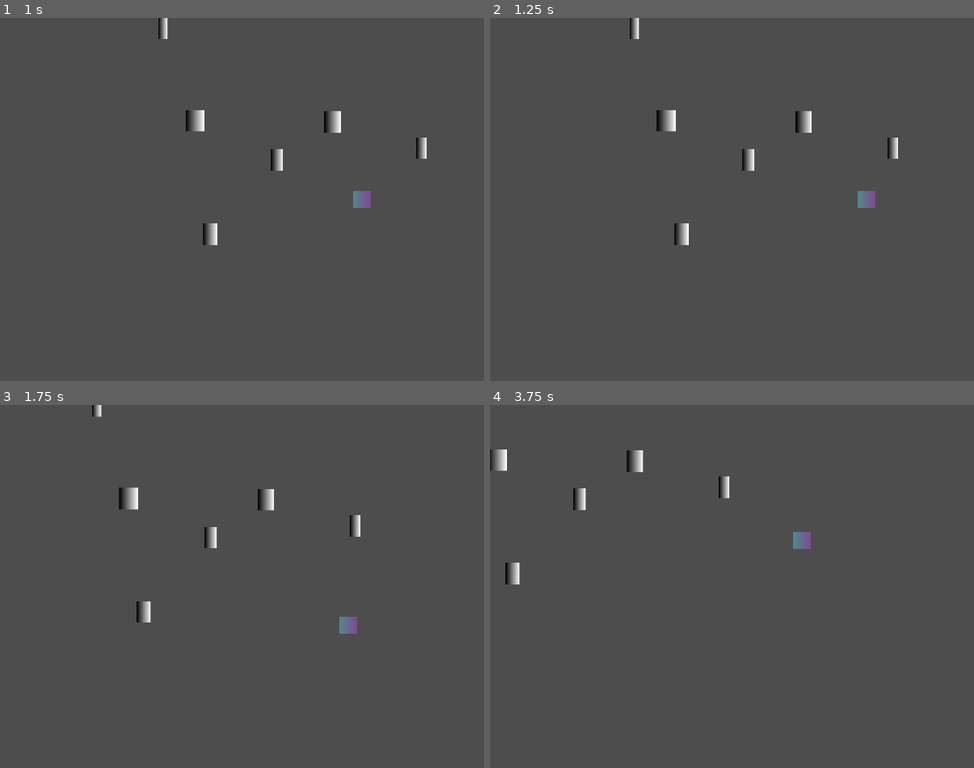
Above: before the commit, frames 1-4 (two rows, left to right).
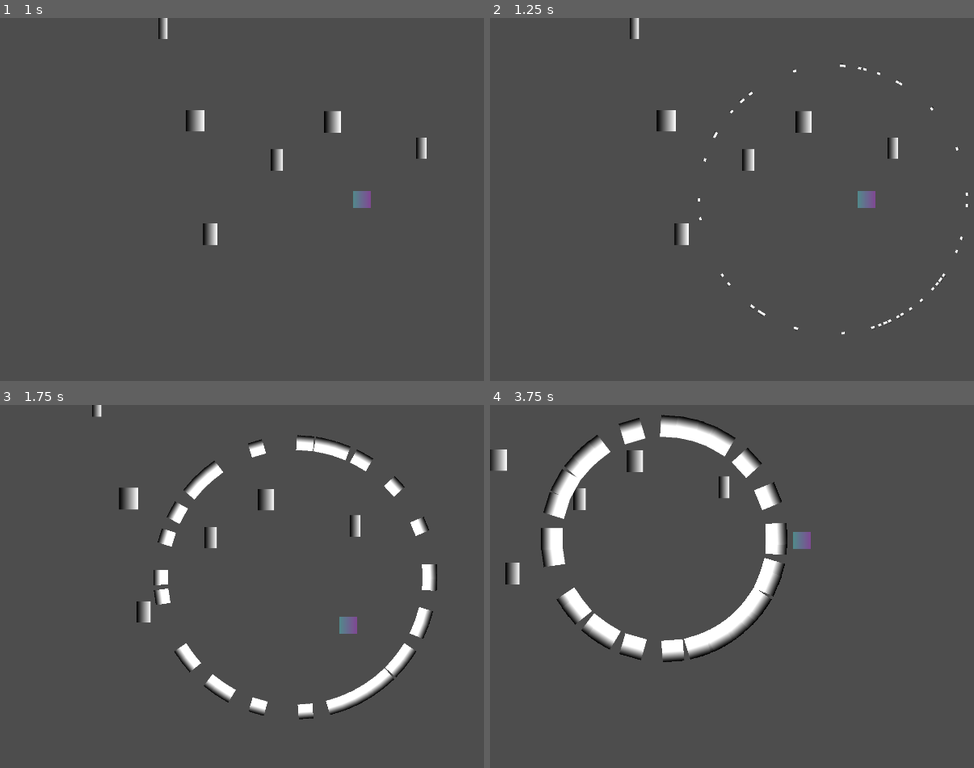
Above: after the commit, the same moments.

Repository: PatrikS24/GMTK26
Game: Godot game, scene res://state/main_state.tscn
Two runs of this game, one before a commit and one after it. Both use one fixed random seed, a clock stepped at 60 frames per second and the inputs below.
Inputs:
- Up to frame 1 (1 s): tap Enter at 0.5 s; hold Right (ui_right) from 0.53 s (still down)
- Up to frame 2 (1.25 s): keep holding Right (ui_right)
- Up to frame 3 (1.75 s): release Right (ui_right) at 1.28 s; hold Down (ui_down) from 1.28 s (still down)
- Up to frame 4 (3.75 s): release Down (ui_down) at 2.03 s; hold Right (ui_right) 2.03-2.78 s; hold Up (ui_up) 2.78-3.53 s; hold Left (ui_left) from 3.53 s (still down)

Frame 1 is identical in both runs. In frame 2, 0.3% of the frame differs, in the area x 42-99%, y 12-88%; in frame 3, 3.6%; in frame 4, 6.1%, in the area x 10-62%, y 2-71%.

Commit message:
weapon/attack system

Diff:
--- /dev/null
+++ b/attacks/aimed_attack.gd
@@ -0,0 +1,11 @@
+class_name AimedAttack extends Attack
+
+
+
+func spawn_weapons():
+	for i in range(weapons_per_attack):
+		var rand_pos = manager.get_rand_spawn_pos_circle()
+		var weapon = _create_weapon()
+		weapon.global_position = rand_pos
+		weapon.look_at(manager.get_player_pos())
+		print("Spawned weapon at: ", rand_pos)
--- /dev/null
+++ b/attacks/aimed_attack.tscn
@@ -0,0 +1,10 @@
+[gd_scene format=3 uid="uid://d3dadax224li1"]
+
+[ext_resource type="PackedScene" uid="uid://wbehabgkpi3m" path="res://attacks/base_attack.tscn" id="1_xlvn6"]
+[ext_resource type="Script" uid="uid://bqlnoi704tb2j" path="res://attacks/aimed_attack.gd" id="2_0vss4"]
+[ext_resource type="PackedScene" uid="uid://bo2g1yv257edc" path="res://attacks/weapons/aimed_weapon.tscn" id="3_4lw8r"]
+
+[node name="AimedAttack" unique_id=1820580231 instance=ExtResource("1_xlvn6")]
+script = ExtResource("2_0vss4")
+weapon_type = ExtResource("3_4lw8r")
+weapons_per_attack = 50
--- /dev/null
+++ b/attacks/attack_manager.gd
@@ -0,0 +1,17 @@
+class_name AttackManager extends Node
+
+@export var player: Node2D
+@export var spawn_circle_radius: int = 400
+
+
+@export var attacks: Array[Attack]
+
+func get_rand_spawn_pos_circle(distance_from_player: int = spawn_circle_radius) -> Vector2:
+	return player.global_position + Vector2.from_angle(randf() * 2 * PI).normalized() * spawn_circle_radius
+
+
+func get_player_pos() -> Vector2:
+	return player.global_position
+
+func _on_do_new_attack_timer_timeout() -> void:
+	attacks[0].spawn_weapons()
--- /dev/null
+++ b/attacks/attack_manager.tscn
@@ -0,0 +1,19 @@
+[gd_scene format=3 uid="uid://t7jpp0qe5xvv"]
+
+[ext_resource type="Script" uid="uid://cpkjk88o036e0" path="res://attacks/attack_manager.gd" id="1_ovlrm"]
+[ext_resource type="PackedScene" uid="uid://d3dadax224li1" path="res://attacks/aimed_attack.tscn" id="3_x32qg"]
+
+[node name="AttackManager" type="Node" unique_id=976077207 node_paths=PackedStringArray("attacks")]
+script = ExtResource("1_ovlrm")
+attacks = [NodePath("Attacks/AimedAttack")]
+
+[node name="Attacks" type="Node" parent="." unique_id=1975528073]
+
+[node name="AimedAttack" parent="Attacks" unique_id=1820580231 node_paths=PackedStringArray("manager") instance=ExtResource("3_x32qg")]
+manager = NodePath("../..")
+
+[node name="DoNewAttackTimer" type="Timer" parent="." unique_id=478730614]
+wait_time = 5.676
+autostart = true
+
+[connection signal="timeout" from="DoNewAttackTimer" to="." method="_on_do_new_attack_timer_timeout"]
--- /dev/null
+++ b/attacks/base_attack.gd
@@ -0,0 +1,24 @@
+class_name Attack extends Node
+
+
+@export var manager: AttackManager
+@export var weapon_type: PackedScene
+
+@onready var life_time_timer: Timer = $LifeTimeTimer
+@onready var start_attack_timer: Timer = $StartAttackTimer
+
+@export var weapons_per_attack: int = 5
+
+var weapons: Array[Weapon]
+
+func spawn_weapons():
+	push_error("choose_spawn_locations() not implemented")
+
+
+func _on_start_attack_timer_timeout() -> void:
+	spawn_weapons()
+
+func _create_weapon() -> Weapon:
+	var weapon_instance = weapon_type.instantiate()
+	get_tree().root.add_child(weapon_instance)
+	return weapon_instance
--- /dev/null
+++ b/attacks/base_attack.tscn
@@ -0,0 +1,13 @@
+[gd_scene format=3 uid="uid://wbehabgkpi3m"]
+
+[ext_resource type="Script" uid="uid://ctagpuxd6hewk" path="res://attacks/base_attack.gd" id="1_0j580"]
+
+[node name="BaseAttack" type="Node" unique_id=1820580231]
+script = ExtResource("1_0j580")
+
+[node name="StartAttackTimer" type="Timer" parent="." unique_id=1140879903]
+one_shot = true
+autostart = true
+ignore_time_scale = true
+
+[connection signal="timeout" from="StartAttackTimer" to="." method="_on_start_attack_timer_timeout"]
--- /dev/null
+++ b/attacks/weapons/aimed_weapon.tscn
@@ -0,0 +1,20 @@
+[gd_scene format=3 uid="uid://bo2g1yv257edc"]
+
+[ext_resource type="PackedScene" uid="uid://dmyyllapefm3q" path="res://attacks/weapons/base_weapon.tscn" id="1_ag5uw"]
+
+[sub_resource type="RectangleShape2D" id="RectangleShape2D_ag5uw"]
+size = Vector2(64.465, 64.03)
+
+[sub_resource type="Gradient" id="Gradient_5714o"]
+offsets = PackedFloat32Array(0, 0.46385542)
+
+[sub_resource type="GradientTexture2D" id="GradientTexture2D_gibtk"]
+gradient = SubResource("Gradient_5714o")
+
+[node name="AimedWeapon" unique_id=1300584643 instance=ExtResource("1_ag5uw")]
+
+[node name="CollisionShape2D" parent="." index="0" unique_id=1645104309]
+shape = SubResource("RectangleShape2D_ag5uw")
+
+[node name="Sprite2D" parent="." index="1" unique_id=1983737595]
+texture = SubResource("GradientTexture2D_gibtk")
--- /dev/null
+++ b/attacks/weapons/base_weapon.gd
@@ -0,0 +1,15 @@
+class_name Weapon extends Area2D
+
+@export var speed: float = 50.0
+var attacking: bool = false
+
+
+func _physics_process(delta: float) -> void:
+	if attacking:
+		global_position += transform.x * speed * delta
+
+func start_attack():
+	attacking = true
+
+func destroy():
+	queue_free()
--- /dev/null
+++ b/attacks/weapons/base_weapon.tscn
@@ -0,0 +1,95 @@
+[gd_scene format=3 uid="uid://dmyyllapefm3q"]
+
+[ext_resource type="Script" uid="uid://46au8d26jnr" path="res://attacks/weapons/base_weapon.gd" id="1_gibtk"]
+
+[sub_resource type="Gradient" id="Gradient_gibtk"]
+
+[sub_resource type="GradientTexture2D" id="GradientTexture2D_24ut0"]
+gradient = SubResource("Gradient_gibtk")
+
+[sub_resource type="Animation" id="Animation_6cyh8"]
+length = 1.6333333
+tracks/0/type = "bezier"
+tracks/0/imported = false
+tracks/0/enabled = true
+tracks/0/path = NodePath(".:scale:x")
+tracks/0/interp = 1
+tracks/0/loop_wrap = true
+tracks/0/keys = {
+"handle_modes": PackedInt32Array(0),
+"points": PackedFloat32Array(0, -0.25, 0, 0.25, 0),
+"times": PackedFloat32Array(0)
+}
+tracks/1/type = "bezier"
+tracks/1/imported = false
+tracks/1/enabled = true
+tracks/1/path = NodePath(".:scale:y")
+tracks/1/interp = 1
+tracks/1/loop_wrap = true
+tracks/1/keys = {
+"handle_modes": PackedInt32Array(0),
+"points": PackedFloat32Array(0, -0.25, 0, 0.25, 0),
+"times": PackedFloat32Array(0)
+}
+
+[sub_resource type="Animation" id="Animation_e8uvt"]
+resource_name = "WeaponAnimation"
+length = 15.0
+tracks/0/type = "method"
+tracks/0/imported = false
+tracks/0/enabled = true
+tracks/0/path = NodePath(".")
+tracks/0/interp = 1
+tracks/0/loop_wrap = true
+tracks/0/keys = {
+"times": PackedFloat32Array(1.4333333, 15),
+"transitions": PackedFloat32Array(1, 1),
+"values": [{
+"args": [],
+"method": &"start_attack"
+}, {
+"args": [],
+"method": &"destroy"
+}]
+}
+tracks/1/type = "bezier"
+tracks/1/imported = false
+tracks/1/enabled = true
+tracks/1/path = NodePath(".:scale:x")
+tracks/1/interp = 1
+tracks/1/loop_wrap = true
+tracks/1/keys = {
+"handle_modes": PackedInt32Array(0, 1),
+"points": PackedFloat32Array(0, -0.25, 0, 0.25, 0, 1, 0, 0, 0, 0),
+"times": PackedFloat32Array(0, 1)
+}
+tracks/2/type = "bezier"
+tracks/2/imported = false
+tracks/2/enabled = true
+tracks/2/path = NodePath(".:scale:y")
+tracks/2/interp = 1
+tracks/2/loop_wrap = true
+tracks/2/keys = {
+"handle_modes": PackedInt32Array(0, 0),
+"points": PackedFloat32Array(0, -0.25, 0, 0.25, 0, 1, 0, 0, 0, 0),
+"times": PackedFloat32Array(0, 1)
+}
+
+[sub_resource type="AnimationLibrary" id="AnimationLibrary_sj4un"]
+_data = {
+&"RESET": SubResource("Animation_6cyh8"),
+&"WeaponAnimation": SubResource("Animation_e8uvt")
+}
+
+[node name="BaseWeapon" type="Area2D" unique_id=1300584643]
+scale = Vector2(1e-05, 1e-05)
+script = ExtResource("1_gibtk")
+
+[node name="CollisionShape2D" type="CollisionShape2D" parent="." unique_id=1645104309]
+
+[node name="Sprite2D" type="Sprite2D" parent="." unique_id=1983737595]
+texture = SubResource("GradientTexture2D_24ut0")
+
+[node name="AnimationPlayer" type="AnimationPlayer" parent="." unique_id=643233298]
+libraries/ = SubResource("AnimationLibrary_sj4un")
+autoplay = &"WeaponAnimation"
--- a/actors/player.tscn
+++ b/player/player.tscn
@@ -1,6 +1,6 @@
 [gd_scene format=3 uid="uid://currq2cjuv0k2"]
 
-[ext_resource type="Script" uid="uid://bpupi2sxugrk" path="res://actors/player_controller.gd" id="1_niuxy"]
+[ext_resource type="Script" uid="uid://bpupi2sxugrk" path="res://player/player_controller.gd" id="1_niuxy"]
 
 [sub_resource type="CircleShape2D" id="CircleShape2D_mvpqy"]
 radius = 27.0
--- a/actors/player_controller.gd
+++ b/player/player_controller.gd
@@ -4,7 +4,7 @@
 @export var top_speed: float = 400.0
 var current_velocity: Vector2 = Vector2(0.0, 0.0)
 
-func _physics_process(delta: float) -> void:
+func _physics_process(_delta: float) -> void:
 	var input_vector := Vector2(
 		Input.get_action_strength("ui_right") - Input.get_action_strength("ui_left"),
 		Input.get_action_strength("ui_down") - Input.get_action_strength("ui_up")
--- a/project.godot
+++ b/project.godot
@@ -20,6 +20,41 @@
 window/size/viewport_width=1920
 window/size/viewport_height=1080
 
+[file_customization]
+
+folder_colors={
+"res://attacks/": "red",
+"res://player/": "blue",
+"res://state/": "purple"
+}
+
+[input]
+
+ui_left={
+"deadzone": 0.5,
+"events": [Object(InputEventKey,"resource_local_to_scene":false,"resource_name":"","device":16,"window_id":0,"alt_pressed":false,"shift_pressed":false,"ctrl_pressed":false,"meta_pressed":false,"pressed":false,"keycode":4194319,"physical_keycode":0,"key_label":0,"unicode":0,"location":0,"echo":false,"script":null)
+, Object(InputEventJoypadButton,"resource_local_to_scene":false,"resource_name":"","device":-1,"button_index":13,"pressure":0.0,"pressed":false,"script":null)
+, Object(InputEventJoypadMotion,"resource_local_to_scene":false,"resource_name":"","device":-1,"axis":0,"axis_value":-1.0,"script":null)
+, Object(InputEventKey,"resource_local_to_scene":false,"resource_name":"","device":-1,"window_id":0,"alt_pressed":false,"shift_pressed":false,"ctrl_pressed":false,"meta_pressed":false,"pressed":false,"keycode":0,"physical_keycode":65,"key_label":0,"unicode":97,"location":0,"echo":false,"script":null)
+]
+}
+ui_right={
+"deadzone": 0.5,
+"events": [Object(InputEventKey,"resource_local_to_scene":false,"resource_name":"","device":16,"window_id":0,"alt_pressed":false,"shift_pressed":false,"ctrl_pressed":false,"meta_pressed":false,"pressed":false,"keycode":4194321,"physical_keycode":0,"key_label":0,"unicode":0,"location":0,"echo":false,"script":null)
+, Object(InputEventJoypadButton,"resource_local_to_scene":false,"resource_name":"","device":-1,"button_index":14,"pressure":0.0,"pressed":false,"script":null)
+, Object(InputEventJoypadMotion,"resource_local_to_scene":false,"resource_name":"","device":-1,"axis":0,"axis_value":1.0,"script":null)
+, Object(InputEventKey,"resource_local_to_scene":false,"resource_name":"","device":-1,"window_id":0,"alt_pressed":false,"shift_pressed":false,"ctrl_pressed":false,"meta_pressed":false,"pressed":false,"keycode":0,"physical_keycode":68,"key_label":0,"unicode":100,"location":0,"echo":false,"script":null)
+]
+}
+ui_up={
+"deadzone": 0.5,
+"events": [Object(InputEventKey,"resource_local_to_scene":false,"resource_name":"","device":16,"window_id":0,"alt_pressed":false,"shift_pressed":false,"ctrl_pressed":false,"meta_pressed":false,"pressed":false,"keycode":4194320,"physical_keycode":0,"key_label":0,"unicode":0,"location":0,"echo":false,"script":null)
+, Object(InputEventJoypadButton,"resource_local_to_scene":false,"resource_name":"","device":-1,"button_index":11,"pressure":0.0,"pressed":false,"script":null)
+, Object(InputEventJoypadMotion,"resource_local_to_scene":false,"resource_name":"","device":-1,"axis":1,"axis_value":-1.0,"script":null)
+, Object(InputEventKey,"resource_local_to_scene":false,"resource_name":"","device":-1,"window_id":0,"alt_pressed":false,"shift_pressed":false,"ctrl_pressed":false,"meta_pressed":false,"pressed":false,"keycode":0,"physical_keycode":87,"key_label":0,"unicode":119,"location":0,"echo":false,"script":null)
+]
+}
+
 [physics]
 
 3d/physics_engine="Jolt Physics"
--- a/state/main_state.tscn
+++ b/state/main_state.tscn
@@ -1,7 +1,8 @@
 [gd_scene format=3 uid="uid://bhft2qtf3ls2o"]
 
-[ext_resource type="PackedScene" uid="uid://currq2cjuv0k2" path="res://actors/player.tscn" id="1_k6isv"]
-[ext_resource type="Script" uid="uid://qxv5v0stm1gx" path="res://actors/camera_controller.gd" id="3_06sgl"]
+[ext_resource type="PackedScene" uid="uid://t7jpp0qe5xvv" path="res://attacks/attack_manager.tscn" id="1_06sgl"]
+[ext_resource type="PackedScene" uid="uid://currq2cjuv0k2" path="res://player/player.tscn" id="1_k6isv"]
+[ext_resource type="Script" uid="uid://qxv5v0stm1gx" path="res://player/camera_controller.gd" id="3_06sgl"]
 
 [sub_resource type="Gradient" id="Gradient_axfo2"]
 
@@ -50,4 +51,7 @@
 scale = Vector2(0.8701357, 1)
 texture = SubResource("GradientTexture2D_24ut0")
 
+[node name="AttackManager" parent="Game" unique_id=976077207 node_paths=PackedStringArray("player") instance=ExtResource("1_06sgl")]
+player = NodePath("../Player")
+
 [node name="UI" type="Node" parent="." unique_id=907819780]
--- a/state/wall.tscn
+++ /dev/null
@@ -1,21 +0,0 @@
-[gd_scene format=3 uid="uid://b476s0rt8ew0x"]
-
-[sub_resource type="RectangleShape2D" id="RectangleShape2D_24ut0"]
-size = Vector2(905, 6)
-
-[sub_resource type="Gradient" id="Gradient_8ra83"]
-offsets = PackedFloat32Array(0, 0.9879518)
-colors = PackedColorArray(0.18008357, 0.109499194, 0.3054388, 1, 0.63179976, 0.3101968, 0.5071812, 1)
-
-[sub_resource type="GradientTexture2D" id="GradientTexture2D_24ut0"]
-gradient = SubResource("Gradient_8ra83")
-width = 907
-height = 7
-
-[node name="Top" type="StaticBody2D" unique_id=1005203624]
-
-[node name="CollisionShape2D" type="CollisionShape2D" parent="." unique_id=580177998]
-shape = SubResource("RectangleShape2D_24ut0")
-
-[node name="Sprite2D" type="Sprite2D" parent="." unique_id=238560121]
-texture = SubResource("GradientTexture2D_24ut0")
Not shown, added: attacks/aimed_attack.gd.uid
Not shown, added: attacks/attack_manager.gd.uid
Not shown, added: attacks/base_attack.gd.uid
Not shown, added: attacks/weapons/base_weapon.gd.uid
Renamed: actors/camera_controller.gd -> player/camera_controller.gd
Renamed: actors/camera_controller.gd.uid -> player/camera_controller.gd.uid
Renamed: actors/player_controller.gd.uid -> player/player_controller.gd.uid
